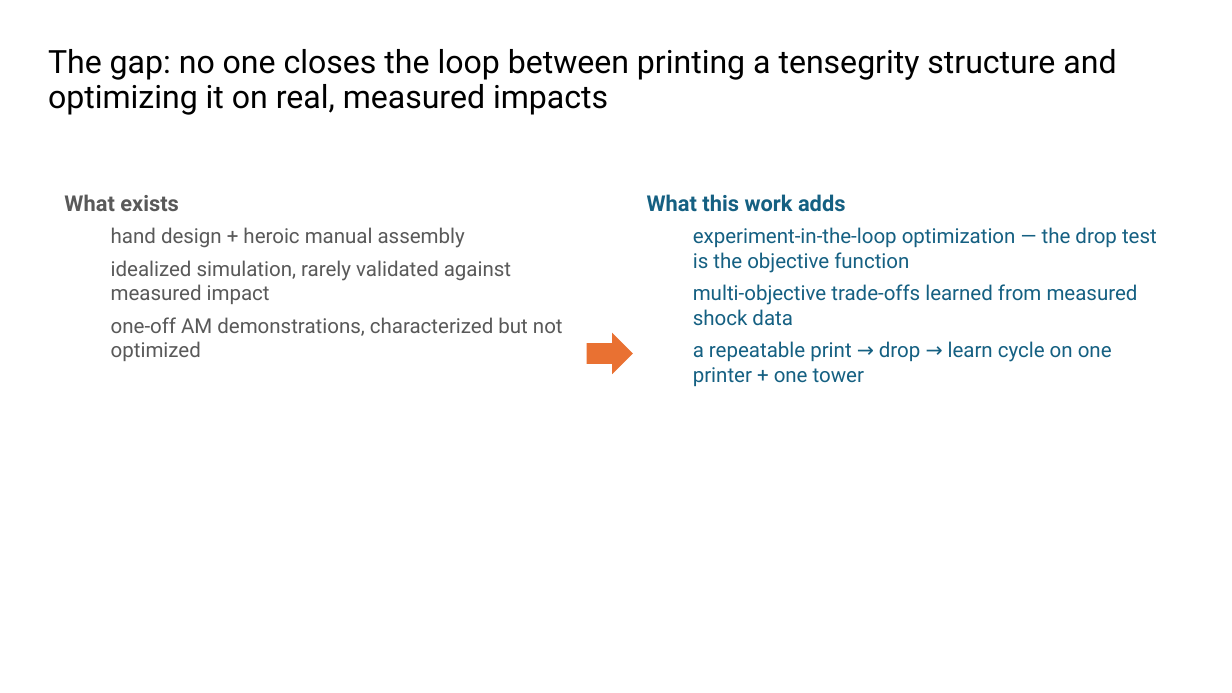
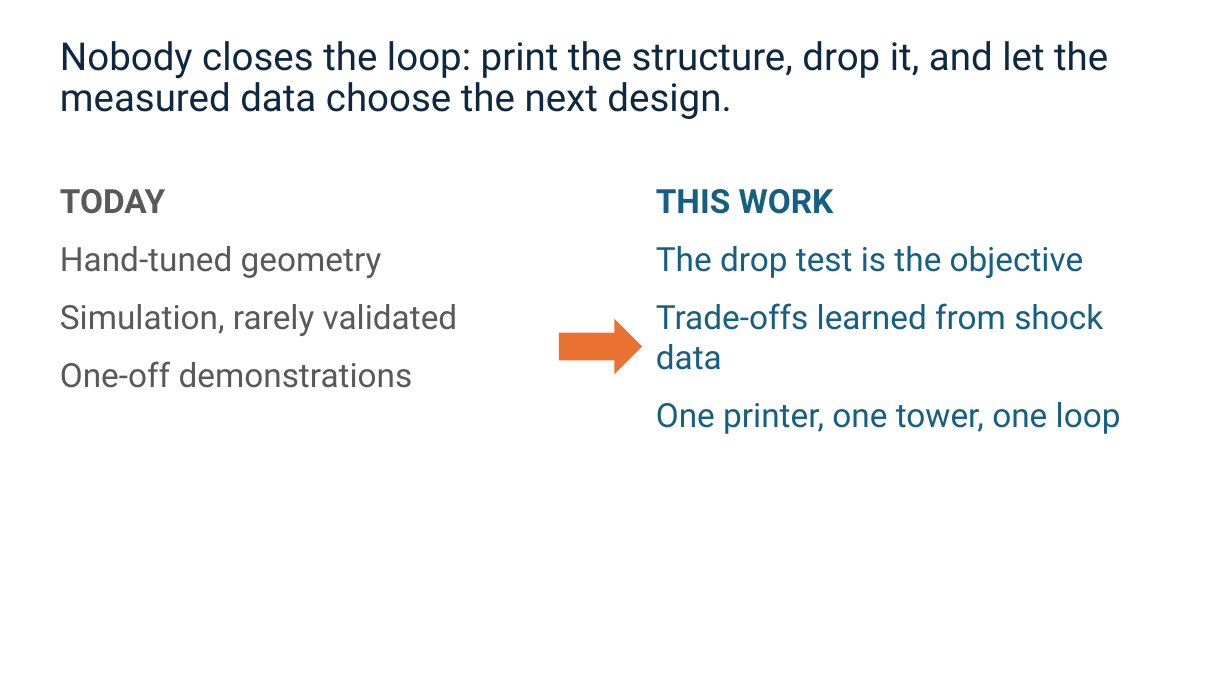
Before and after one commit to vertical-cloud-lab/tensegrity-optimization, a slide deck: slide 6 of presentation/Slide Decks/IDETC Supplement Slides (BO block + gap + video + accel).pptx (slide 3 before the commit). Drawn at 1232x693 pixels with LibreOffice and Linux fonts; fonts in the diff are those of the drawing. Boxes give left, top, right and bottom in pixels: in the first picture for what was removed or moved away, otherwise in the second. Text is boxed around its words. In the diff, an @@ line names an element or a change of style, - is before the commit and + after.

```diff
--- a/presentation/Slide Decks/IDETC Supplement Slides (BO block + gap + video + accel).pptx
+++ b/presentation/Slide Decks/IDETC Supplement Slides (BO block + gap + video + accel).pptx
@@ title at <box>60,41,1108,119</box>: text changed; size 25 to 30 pt; text colour #000000 to #0E2841 @@
-The gap: no one closes the loop between printing a tensegrity structure and optimizing it on real, measured impacts
+Nobody closes the loop: print the structure, drop it, and let the measured data choose the next design.
@@ text at <box>60,189,458,388</box>: text changed; size 16 to 26 pt @@
-What exists
-  hand design + heroic manual assembly
-  idealized simulation, rarely validated against measured impact
-  one-off AM demonstrations, characterized but not optimized
+TODAY
+Hand-tuned geometry
+Simulation, rarely validated
+One-off demonstrations
@@ text at <box>656,189,1121,434</box>: text changed; size 16 to 26 pt @@
-What this work adds
-  experiment-in-the-loop optimization — the drop test is the objective function
-  multi-objective trade-offs learned from measured shock data
-  a repeatable print → drop → learn cycle on one printer + one tower
+THIS WORK
+The drop test is the objective
+Trade-offs learned from shock data
+One printer, one tower, one loop
@@ right arrow: place and size @@
-right arrow at <box>587,333,633,374</box>
+right arrow at <box>559,319,642,374</box>
```
Also in this commit, not shown: 14 slides added, 10 slides removed, 40 other files.
